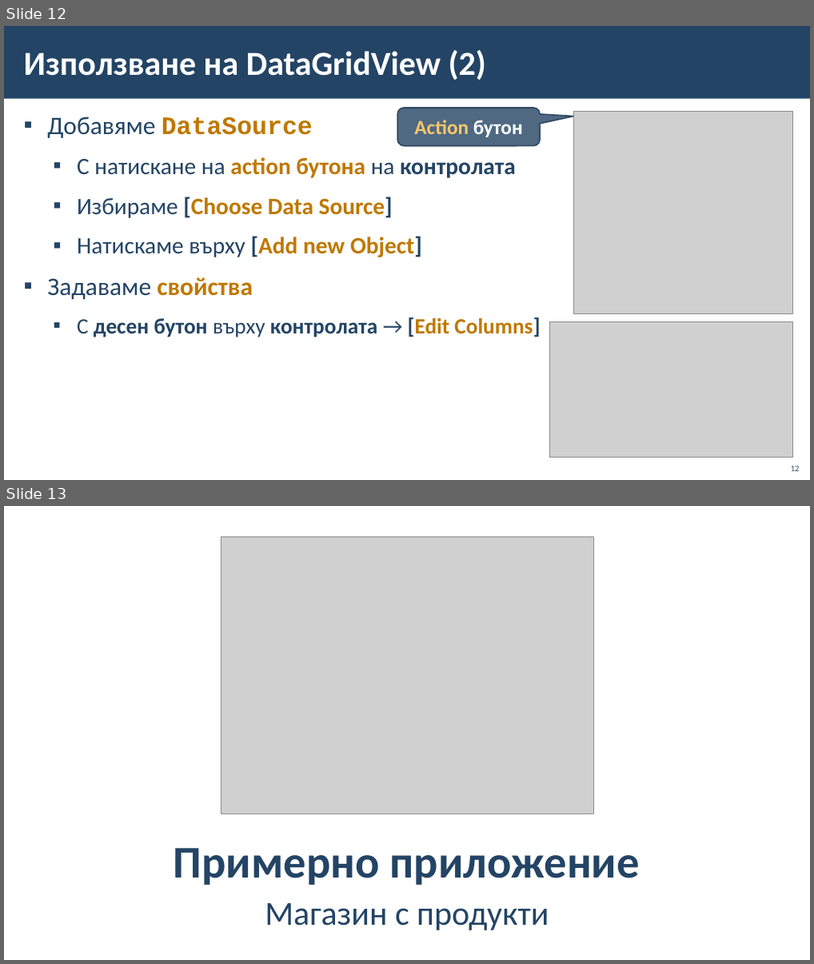
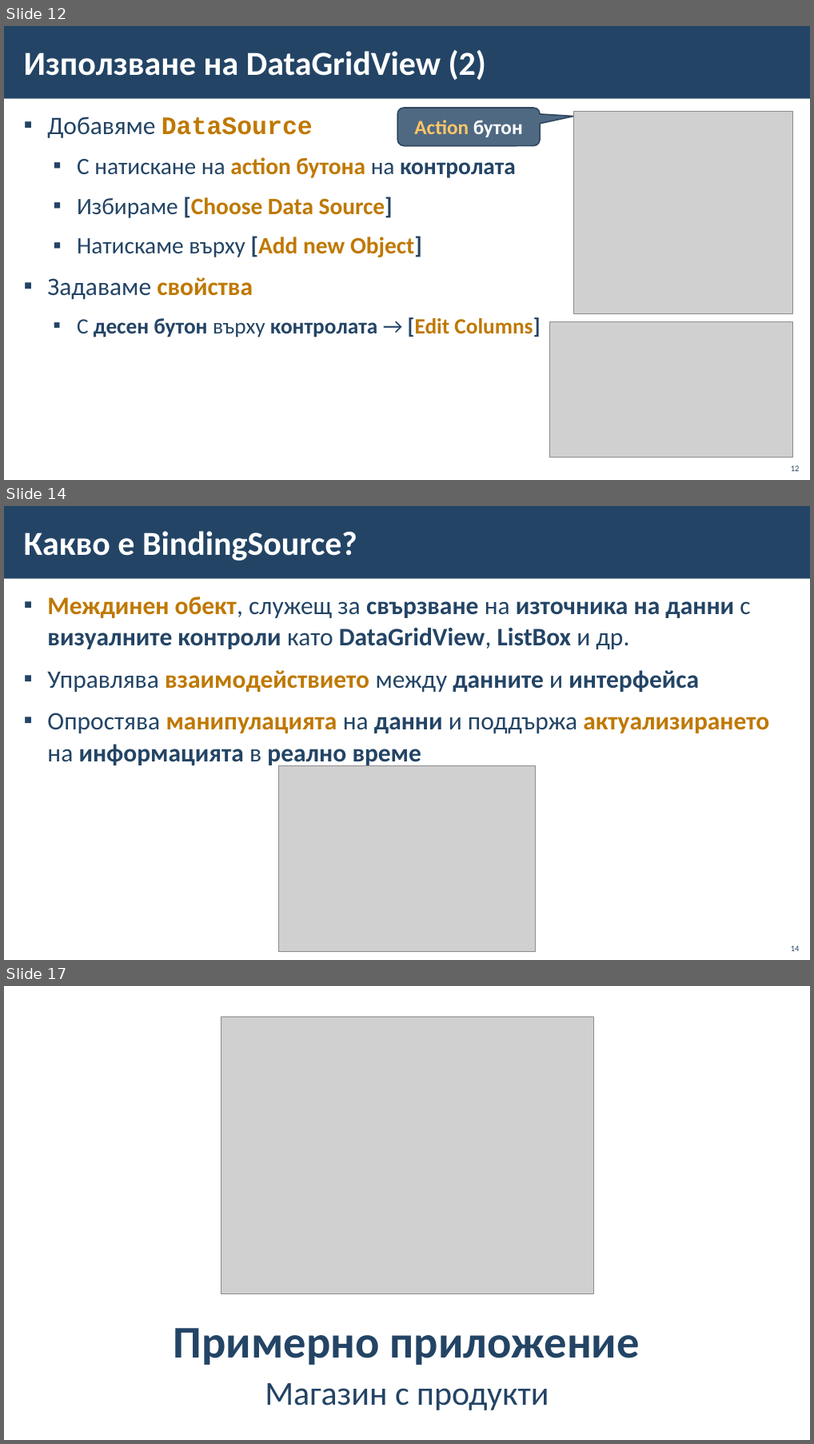
Before and after one commit to BG-IT-Edu/School-Programming, a slide deck: Courses/Software-Sciences/Module-4-Information-Systems-New/05-Connecting-Windows-Forms-with-database/05-Connecting-Windows-Forms-with-database.pptx. Shown one above the other, each under a label of ours: slides 12 and 13 before the commit, slides 12, 14 and 17 after it; the slides between them are not shown. The pictures are 814x964 and 814x1444 pixels, drawn with LibreOffice and Linux fonts; fonts in the diff are those of the drawing; grey boxes stand for pictures; background and template pictures are left out. Boxes give left, top, right and bottom in pixels: in the first picture for what was removed or moved away, otherwise in the second. Text is boxed around its words. In the diff, an @@ line names an element or a change of style, - is before the commit and + after.

```diff
--- a/Courses/Software-Sciences/Module-4-Information-Systems-New/05-Connecting-Windows-Forms-with-database/05-Connecting-Windows-Forms-with-database.pptx
+++ b/Courses/Software-Sciences/Module-4-Information-Systems-New/05-Connecting-Windows-Forms-with-database/05-Connecting-Windows-Forms-with-database.pptx
@@ slide 14 added at (4,506,810,960), background #FFFFFF; not listed: 1 template element that a slide beside it also shows @@
@@ title added at (24,531,358,560), 40 pt, text #FFFFFF, bold @@
+Какво е BindingSource?
@@ text added at (47,596,770,767), 30 pt, text #234465, bold @@
+▪ Междинен обект, служещ за свързване на източника на данни с визуалните контроли като DataGridView, ListBox и др.
+▪ Управлява взаимодействието между данните и интерфейса
+▪ Опростява манипулацията на данни и поддържа актуализирането на информацията в реално време
@@ picture added at (278,765,536,952) @@
@@ page number added at (791,945,800,951), 10 pt, text #234465 @@
+14
@@ what was slide 13 is now slide 17 @@
```
Also in this commit, not shown: 2 slides changed, 3 other slides added.
